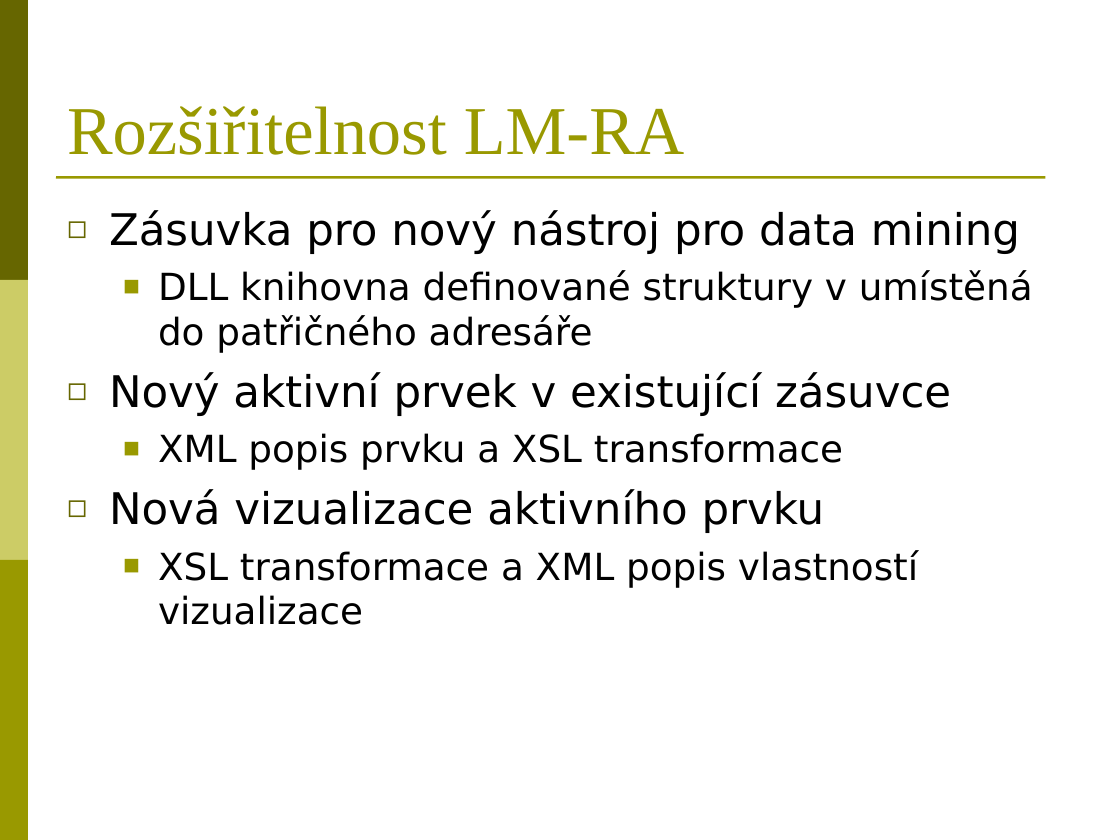
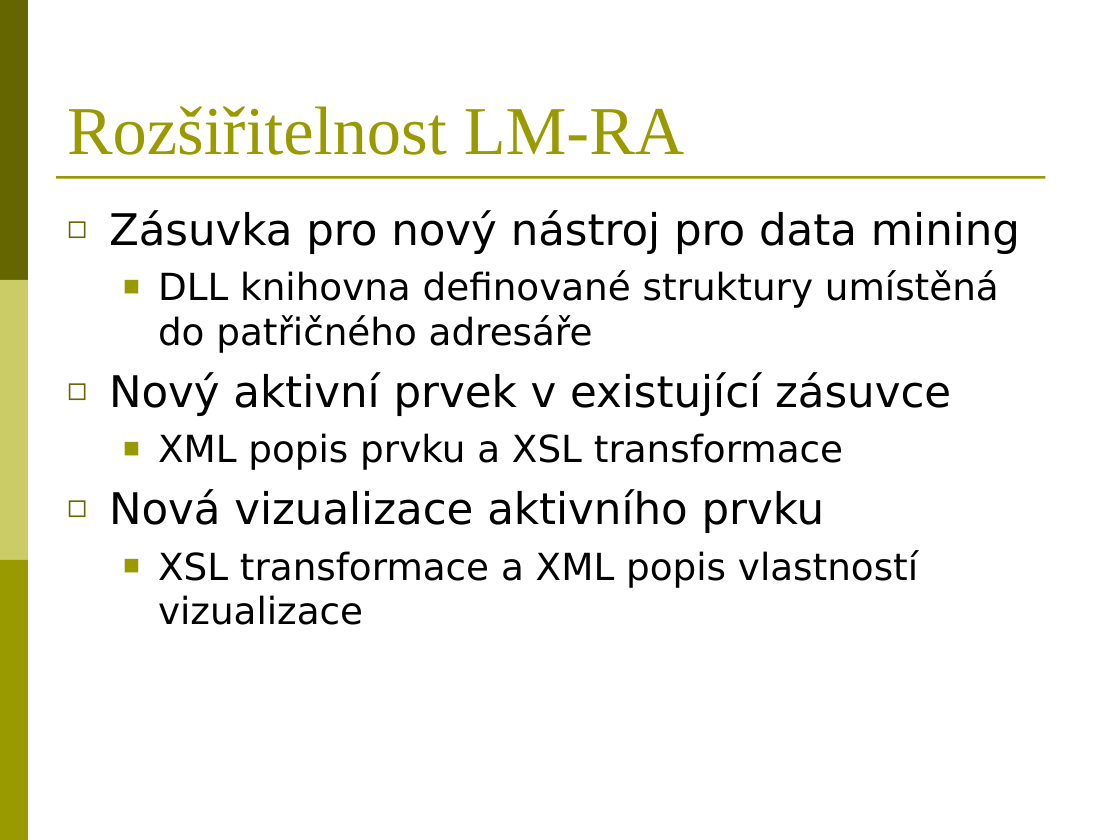
Before and after one commit to BackupTheBerlios/reportasistent-svn, a slide deck: slide 6 of trunk/Dokumenty/LM-Report Asistent.ppt. Drawn at 1120x840 pixels with LibreOffice and Linux fonts; fonts in the diff are those of the drawing. Boxes give left, top, right and bottom in pixels: in the first picture for what was removed or moved away, otherwise in the second. Text is boxed around its words. In the diff, an @@ line names an element or a change of style, - is before the commit and + after.

```diff
--- a/trunk/Dokumenty/LM-Report Asistent.ppt
+++ b/trunk/Dokumenty/LM-Report Asistent.ppt
@@ text at [158,270,999,353]: text changed @@
-  ■ DLL knihovna definované struktury v umístěná do patřičného adresáře
+  ■ DLL knihovna definované struktury umístěná do patřičného adresáře
```
